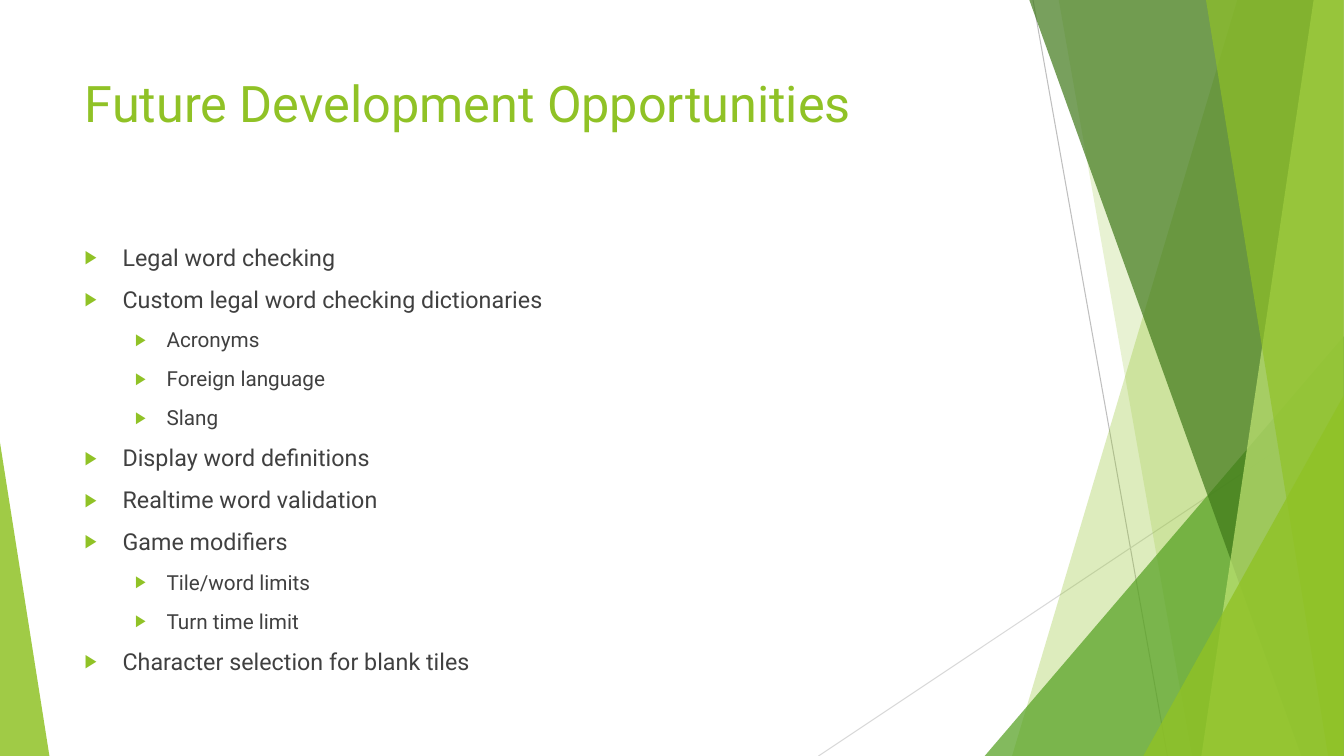
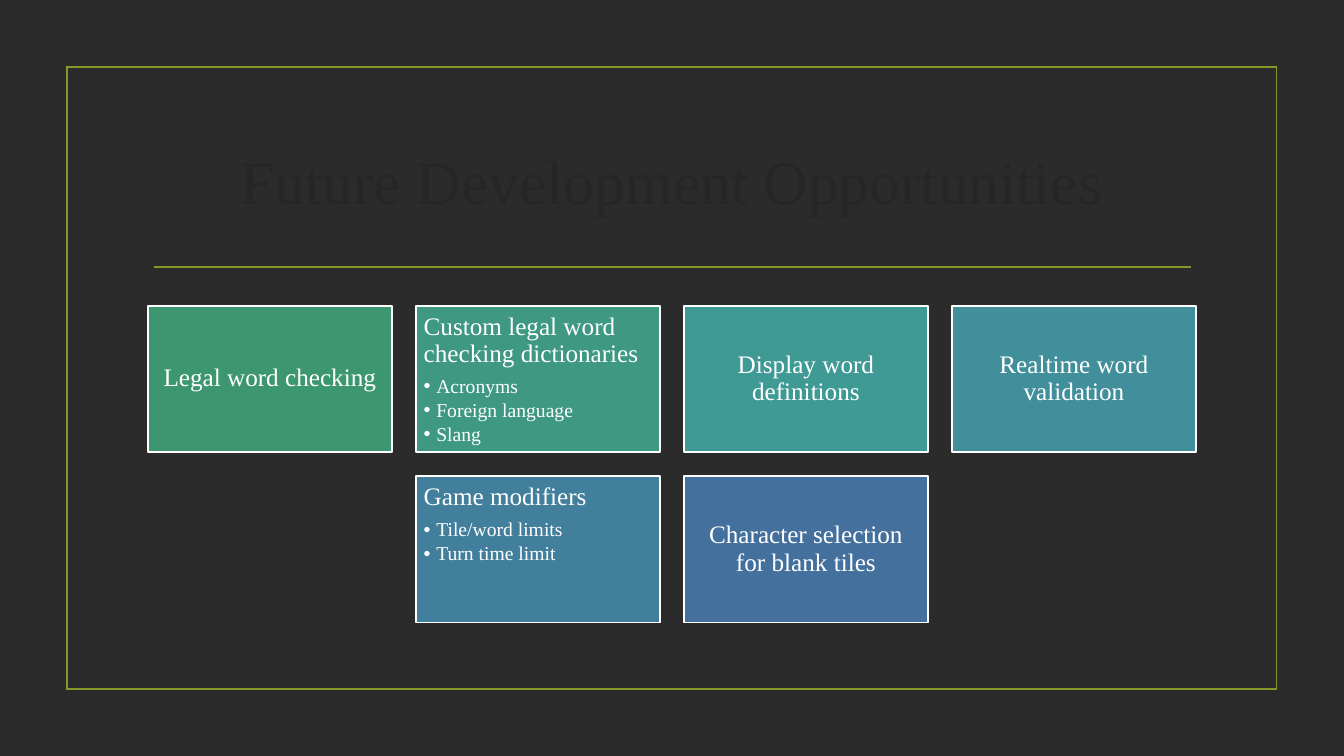
Before and after one commit to vdenys93/scrabble, a slide deck: slide 9 of TechWise_Team_4_-_Project_1_Presentation.pptx. Drawn at 1344x756 pixels with LibreOffice and Linux fonts; fonts in the diff are those of the drawing; background and template pictures are left out; a plain dark background stands for a picture behind light text. Boxes give left, top, right and bottom in pixels: in the first picture for what was removed or moved away, otherwise in the second. Text is boxed around its words. In the diff, an @@ line names an element or a change of style, - is before the commit and + after.

```diff
--- a/TechWise_Team_4_-_Project_1_Presentation.pptx
+++ b/TechWise_Team_4_-_Project_1_Presentation.pptx
@@ background #FFFFFF to picture (left out) @@
@@ rectangle added at (67,68,1276,690), outline #83992A 1.25 pt @@
@@ title "Future Development Opportunities": place and size @@
-title "Future Development Opportunities" at (85,84,851,133)
+title "Future Development Opportunities" at (143,108,1202,252)
@@ title "Future Development Opportunities" at (143,108,1202,252): size 36 to 44 pt, font Roboto to Times New Roman, text colour #90C226 to #262626; alignment left to centre; vertical alignment top to middle @@
@@ text removed at (123,248,542,670) @@
-▶ Legal word checking
-▶ Custom legal word checking dictionaries
-  ▶ Acronyms
-  ▶ Foreign language
-  ▶ Slang
-▶ Display word definitions
-▶ Realtime word validation
-▶ Game modifiers
-  ▶ Tile/word limits
-  ▶ Turn time limit
-▶ Character selection for blank tiles
@@ line added from (154, 267) to (1191, 267), #83992A 1.25 pt @@
@@ group removed at (0,0,1344,756): 5 freeform shapes, 3 triangles, 2 lines @@
@@ group added at (148,306,1197,622): 6 rectangles, 6 texts @@
+Legal word checking
+Custom legal word checking dictionaries
+  • Acronyms
+  • Foreign language
+  • Slang
+Display word definitions
+Realtime word validation
+Game modifiers
+  • Tile/word limits
+  • Turn time limit
+Character selection for blank tiles
```
Also in this commit, not shown: 7 other slides changed, 2 slides added, 2 slides removed.
